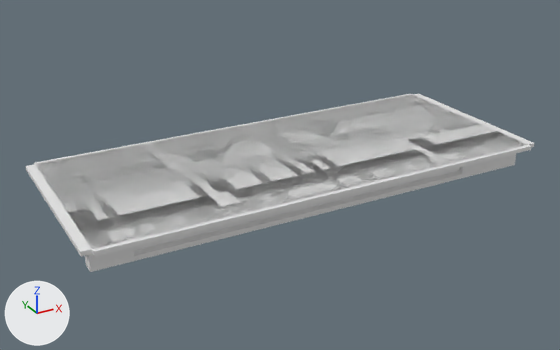
Before and after pictures for a commit that changed the OBJ model IFC/PSC/Mumbai/Sup_Str/M_25_2L_OF_P/model.obj.
Before and after are seen from a 50 mm lens placed at (-6.9, -29.9, 16.0), pointed at (11.9, 4.3, -1.1). Every picture has the same lights, and +X, +Y and +Z are marked at lower left. The older version comes first. Where no turn or scale is listed for an object, it has been applied to the vertices. Vertices at exactly the same position are counted once.

The first picture shows 'model'.
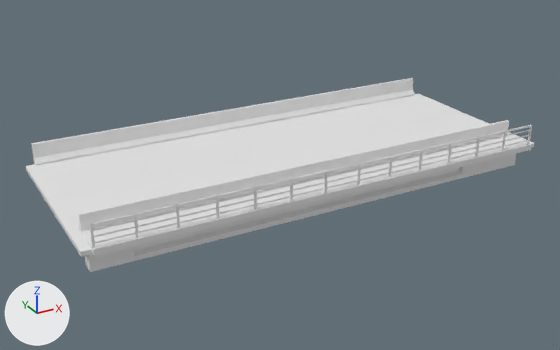
Changed parts and their boxes [x1, y1, x2, y2] in the pictures (560 x 350 px):
'model', reshaped (9% taller)
    before: [26, 94, 534, 272]
    after: [26, 78, 534, 272]
part 1 of me_model, added
    after: [89, 224, 95, 248]
part 2 of me_model, added
    after: [134, 214, 139, 238]
part 3 of me_model, added
    after: [176, 204, 180, 228]
part 4 of me_model, added
    after: [216, 195, 219, 218]
part 5 of me_model, added
    after: [254, 187, 257, 209]
part 6 of me_model, added
    after: [290, 178, 293, 201]
part 7 of me_model, added
    after: [324, 171, 328, 192]
part 8 of me_model, added
    after: [357, 163, 361, 185]
part 9 of me_model, added
    after: [388, 156, 392, 177]
part 10 of me_model, added
    after: [419, 149, 423, 170]
part 11 of me_model, added
    after: [447, 143, 452, 163]
part 12 of me_model, added
    after: [475, 136, 480, 156]
part 13 of me_model, added
    after: [502, 131, 507, 150]
part 14 of me_model, added
    after: [527, 125, 532, 144]
part 15 of me_model, added
    after: [91, 125, 531, 226]
part 16 of me_model, added
    after: [94, 140, 529, 243]
part 17 of me_model, added
    after: [94, 135, 529, 237]
part 18 of me_model, added
    after: [90, 130, 530, 231]
part 19 of me_model, added
    after: [31, 78, 532, 251]

What changed in the scene script:
```text
Change me_model:
    used by ob_model
    remove me_model.from_pydata(...)  # 5090 vertices, 15352 faces; spans x -0.5..25.5, y -1.1..9.9, z -1.5..0.0
    add me_model.from_pydata(...)  # 5268 vertices, 15624 faces; spans x -0.5..25.5, y -1.1..9.9, z -1.5..1.2
    me_model part 1: a new loose piece, a box spanning x 0.0..0.1, y -0.99..-0.89, z 0.1..1.2
    me_model part 2: a new loose piece, a box spanning x 1.915..2.015, y -0.988..-0.887, z 0.1..1.2
    me_model part 3: a new loose piece, a box spanning x 3.831..3.931, y -0.988..-0.887, z 0.1..1.2
    me_model part 4: a new loose piece, a box spanning x 5.75..5.85, y -0.99..-0.89, z 0.1..1.2
    me_model part 5: a new loose piece, a box spanning x 7.662..7.762, y -0.988..-0.887, z 0.1..1.2
    me_model part 6: a new loose piece, a box spanning x 9.577..9.677, y -0.988..-0.887, z 0.1..1.2
    me_model part 7: a new loose piece, a box spanning x 11.49..11.59, y -0.99..-0.89, z 0.1..1.2
    me_model part 8: a new loose piece, a box spanning x 13.41..13.51, y -0.99..-0.89, z 0.1..1.2
    me_model part 9: a new loose piece, a box spanning x 15.323..15.423, y -0.988..-0.887, z 0.1..1.2
    me_model part 10: a new loose piece, a box spanning x 17.24..17.34, y -0.99..-0.89, z 0.1..1.2
    me_model part 11: a new loose piece, a box spanning x 19.154..19.254, y -0.988..-0.887, z 0.1..1.2
    me_model part 12: a new loose piece, a box spanning x 21.07..21.17, y -0.99..-0.89, z 0.1..1.2
    me_model part 13: a new loose piece, a box spanning x 22.98..23.08, y -0.99..-0.89, z 0.1..1.2
    me_model part 14: a new loose piece, a box spanning x 24.9..25.0, y -0.99..-0.89, z 0.1..1.2
    me_model part 15: a new loose piece, a box spanning x 0.0..25.0, y -0.977..-0.897, z 1.12..1.2
    me_model part 16: a new loose piece, a box spanning x 0.0..25.0, y -0.962..-0.913, z 0.275..0.325
    me_model part 17: a new loose piece, a box spanning x 0.0..25.0, y -0.962..-0.912, z 0.575..0.625
    me_model part 18: a new loose piece, a box spanning x 0.0..25.0, y -0.962..-0.912, z 0.875..0.925
    me_model part 19
    17 vertices are added at x 0.0, y -1.1..9.9, z 0.0..1.1
    17 new vertices lie (25.0, 0.0, 0.0) away from vertices in x 0.0, y -1.1..9.9, z 0.0..1.1
    56 new faces join them
```
